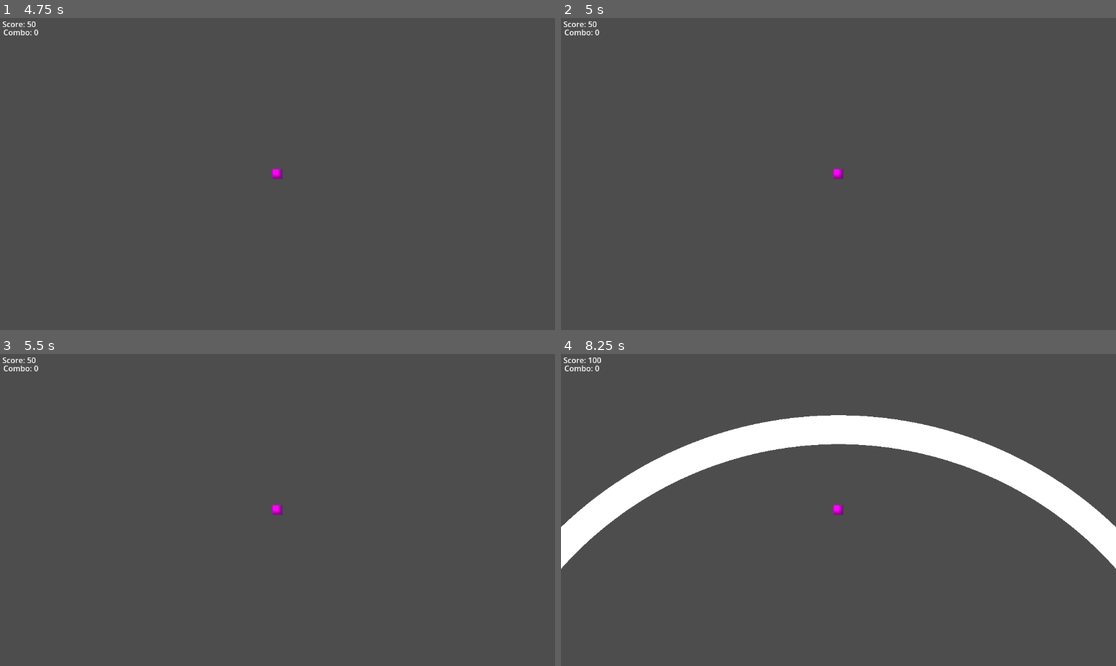
Above: before the commit, frames 1-4 (two rows, left to right).
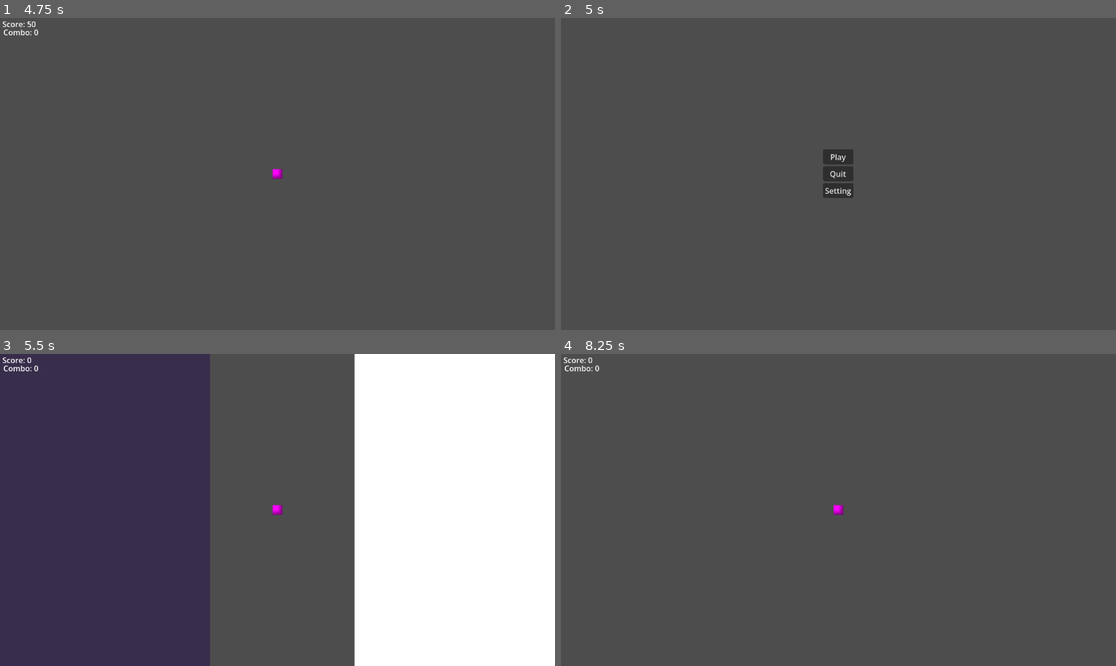
Above: after the commit, the same moments.

Repository: CilginSinek/cattivity
Game: Godot game, scene res://scenes/Login.tscn
Two runs of this game, one before a commit and one after it. Both use one fixed random seed, a clock stepped at 60 frames per second and the inputs below.
Inputs (mouse positions are in pixels of both pictures, inside the frame that each line leads up to):
- Up to frame 1 (4.75 s): click "Play" at 0.5 s; tap Enter at 1.25, 2.75, 4.25 s; hold D (rotate_right) 1.28-2.03 s; tap Space at 2, 3.5 s; hold A (rotate_left) 2.03-2.78 s; hold D (rotate_right) 2.78-4.28 s; hold A (rotate_left) from 4.28 s (still down)
- Up to frame 2 (5 s): keep holding A (rotate_left); tap Escape (ui_cancel) at 4.9 s
- Up to frame 3 (5.5 s): release A (rotate_left) at 5 s; click (277, 494) at 5 s, where only the run after the commit has a clickable "Play"
- Up to frame 4 (8.25 s): hold A (rotate_left) 5.78-7.28 s; tap Space at 6.5 s; hold D (rotate_right) from 7.28 s (still down)

Frame 1 is identical in both runs. In frame 2, 0.8% of the frame differs, in the area x 0-53%, y 1-58%; in frame 3, 74%, in the area x 0-100%, y 0-100%; in frame 4, 11%.

Commit message:
feat: MapManager autoload, map download and cache system

Diff:
--- /dev/null
+++ b/godot/autoload/MapManager.gd
@@ -0,0 +1,79 @@
+# res://autoload/MapManager.gd
+extends Node
+
+signal maps_ready
+signal download_progress(map_id: String, progress: float)
+
+const MAPS_DIR = "user://maps/"
+var maps_list: Array = []
+var _http: HTTPRequest
+var _download_queue: Array = []
+var _current_download: Dictionary = {}
+
+func _ready() -> void:
+	_ensure_maps_dir()
+	_http = HTTPRequest.new()
+	add_child(_http)
+	_http.request_completed.connect(_on_download_complete)
+
+func _ensure_maps_dir() -> void:
+	if not DirAccess.dir_exists_absolute(MAPS_DIR):
+		DirAccess.make_dir_absolute(MAPS_DIR)
+
+func init_maps() -> void:
+	# API'den harita listesini çek
+	var http = HTTPRequest.new()
+	add_child(http)
+	http.request_completed.connect(_on_maps_list_received.bind(http))
+	var headers = ["Authorization: " + Config.get_auth_header()]
+	http.request(Config.BASE_URL + "/maps", headers)
+
+func _on_maps_list_received(result: int, response_code: int, headers: PackedStringArray, body: PackedByteArray, http: HTTPRequest) -> void:
+	http.queue_free()
+	if response_code != 200:
+		push_error("MapManager: maps list failed")
+		return
+
+	var json = JSON.new()
+	json.parse(body.get_string_from_utf8())
+	maps_list = json.data
+
+	# Eksik zip'leri indir
+	_download_queue.clear()
+	for map in maps_list:
+		var zip_path = MAPS_DIR + map["_id"] + ".zip"
+		if not FileAccess.file_exists(zip_path):
+			_download_queue.append(map)
+
+	if _download_queue.is_empty():
+		emit_signal("maps_ready")
+	else:
+		_download_next()
+
+func _download_next() -> void:
+	if _download_queue.is_empty():
+		emit_signal("maps_ready")
+		return
+
+	_current_download = _download_queue.pop_front()
+	var headers = ["Authorization: " + Config.get_auth_header()]
+	_http.request(Config.BASE_URL + "/maps/download/" + _current_download["_id"], headers)
+
+func _on_download_complete(result: int, response_code: int, headers: PackedStringArray, body: PackedByteArray) -> void:
+	if result != HTTPRequest.RESULT_SUCCESS or response_code != 200:
+		push_error("MapManager: download failed for " + _current_download["_id"])
+		_download_next()
+		return
+
+	var zip_path = MAPS_DIR + _current_download["_id"] + ".zip"
+	var file = FileAccess.open(zip_path, FileAccess.WRITE)
+	file.store_buffer(body)
+	file.close()
+
+	_download_next()
+
+func get_maps() -> Array:
+	return maps_list
+
+func get_zip_path(map_id: String) -> String:
+	return MAPS_DIR + map_id + ".zip"
--- a/godot/project.godot
+++ b/godot/project.godot
@@ -21,6 +21,7 @@
 GameStateManager="*uid://dqt1tv01b5woi"
 BeatmapController="*uid://dp06kce7mm30m"
 Config="*uid://lkwhlhbqf6lw"
+MapManager="*uid://145u5h8bctm5"
 
 [input]
 
--- a/godot/scenes/NoteSpawner.gd
+++ b/godot/scenes/NoteSpawner.gd
@@ -35,13 +35,21 @@
 		_spawn_note(next_note)
 		_next_index += 1
 
+var _last_x: float = 0.0
+var _note_count: int = 0
+
 func _spawn_note(note_data) -> void:
 	var instance = CircleNote.instantiate()
 	instance.time_ms = note_data.time_ms
 	instance.direction = note_data.direction
 	var player = get_node("/root/main/Player")
-	instance.global_position = Vector2(0.0, player.global_position.y + Config.spawn_distance)
-	print("spawn pos: ", instance.global_position, " player pos: ", player.global_position)
+
+	# Açısal dağılım — 3'lü döngü
+	var x_positions = [0.0, -200.0, 200.0]
+	var x_offset = x_positions[_note_count % 3]
+	_note_count += 1
+
+	instance.global_position = Vector2(x_offset, player.global_position.y + Config.spawn_distance)
 	notes_container.add_child(instance)
 
 func _check_miss() -> void:
--- a/godot/scenes/gameplay.gd
+++ b/godot/scenes/gameplay.gd
@@ -28,7 +28,6 @@
 
 func _handle_input() -> void:
 	if Input.is_action_just_pressed("rotate_left"):
-		print("rotate_left pressed!")
 		target_rotation -= ROTATION_STEP
 		target_rotation = clamp(target_rotation, -MAX_ROTATION, MAX_ROTATION)
 		_check_note_hit(0)
@@ -37,6 +36,8 @@
 		target_rotation += ROTATION_STEP
 		target_rotation = clamp(target_rotation, -MAX_ROTATION, MAX_ROTATION)
 		_check_note_hit(1)
+	if Input.is_action_just_pressed("ui_cancel"):
+		GameStateManager.go_to_menu()
 
 func _check_note_hit(player_direction: int) -> void:
 	for note in notes_container.get_children():
Not shown, added: godot/autoload/MapManager.gd.uid
